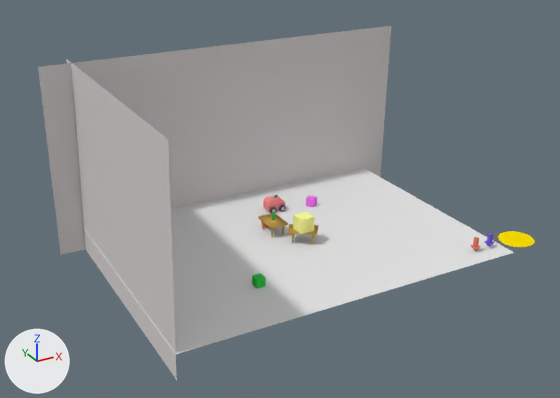
The Blender file scenarii/indoors_1/indoor_scene-2.0.blend, before and after one commit.
Both versions are drawn from a 50 mm camera at (-20.4, -37.8, 19.5) aimed at (-1.2, -2.9, 2.1). Lighting does not change. The marker at lower left points along +X, +Y and +Z.

In view in the first picture: 'Ground', 'Plane', 'Plane.001', 'Start_Mark', 'WP_Area', 'WayPoint'.
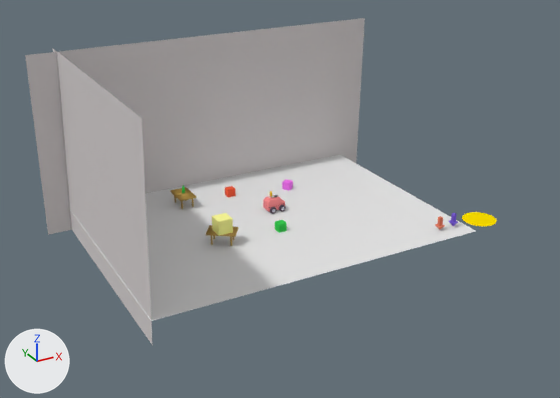
What changed in the scene script:
```text
Change ob_waypoint:
    ob_waypoint.location: (7.0, -10.0, 0.0) -> (7.0, -7.0, 0.0)
Change ob_wp_area:
    ob_wp_area.location: (10.0, -10.0, 0.0) -> (10.0, -7.0, 0.0)
Change ob_start_mark:
    ob_start_mark.location: (8.0, -10.0, 0.0) -> (8.0, -7.0, 0.0)
Change ob_plane_001:
    ob_plane_001.location: (-1.05, 3.05, 4.12) -> (-1.05, 6.05, 4.12)
Change ob_plane:
    ob_plane.location: (-10.71, -3.62, 4.15) -> (-10.71, -0.62, 4.15)
Change ob_ground:
    ob_ground.location: (-1.06, -3.65, 0.0) -> (-1.06, -0.65, 0.0)
```

Changed parts and their boxes [x1, y1, x2, y2] in the pictures (560 x 398 px):
'Plane.001', moved
    before: [38, 26, 391, 255]
    after: [25, 18, 365, 235]
'Ground', moved
    before: [84, 168, 514, 354]
    after: [70, 155, 475, 321]
'Plane', moved
    before: [66, 59, 177, 380]
    after: [53, 49, 153, 346]
'WP_Area', moved
    before: [498, 231, 535, 247]
    after: [462, 212, 497, 226]
'WayPoint', moved
    before: [470, 237, 481, 251]
    after: [435, 216, 445, 230]
'Start_Mark', moved
    before: [484, 233, 495, 247]
    after: [449, 213, 458, 226]
